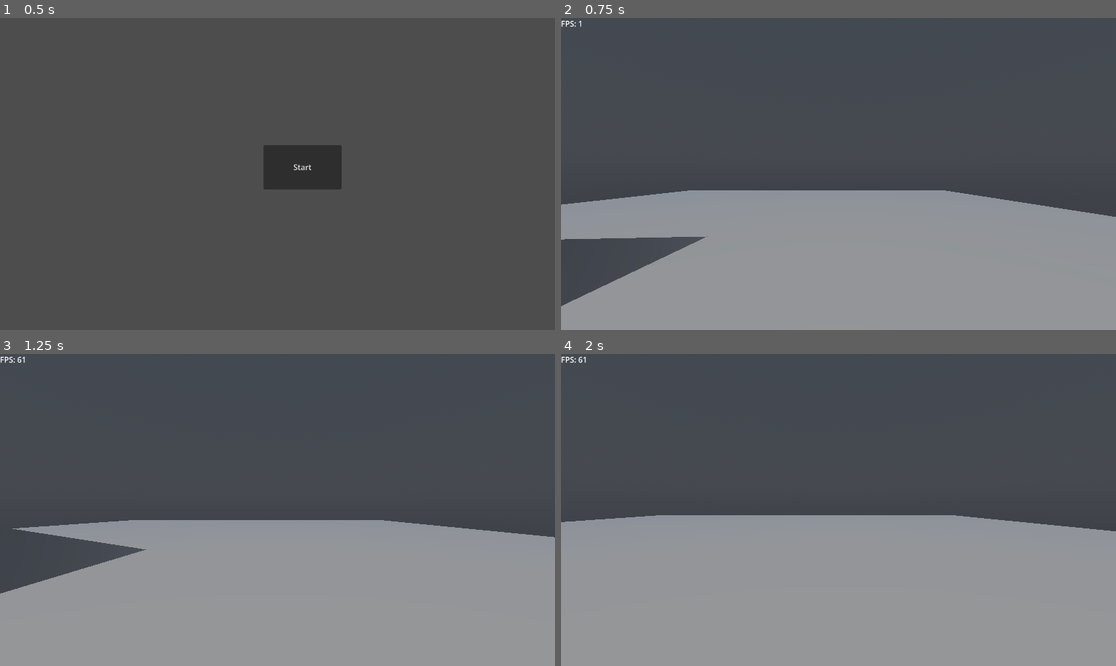
Above: before the commit, frames 1-4 (two rows, left to right).
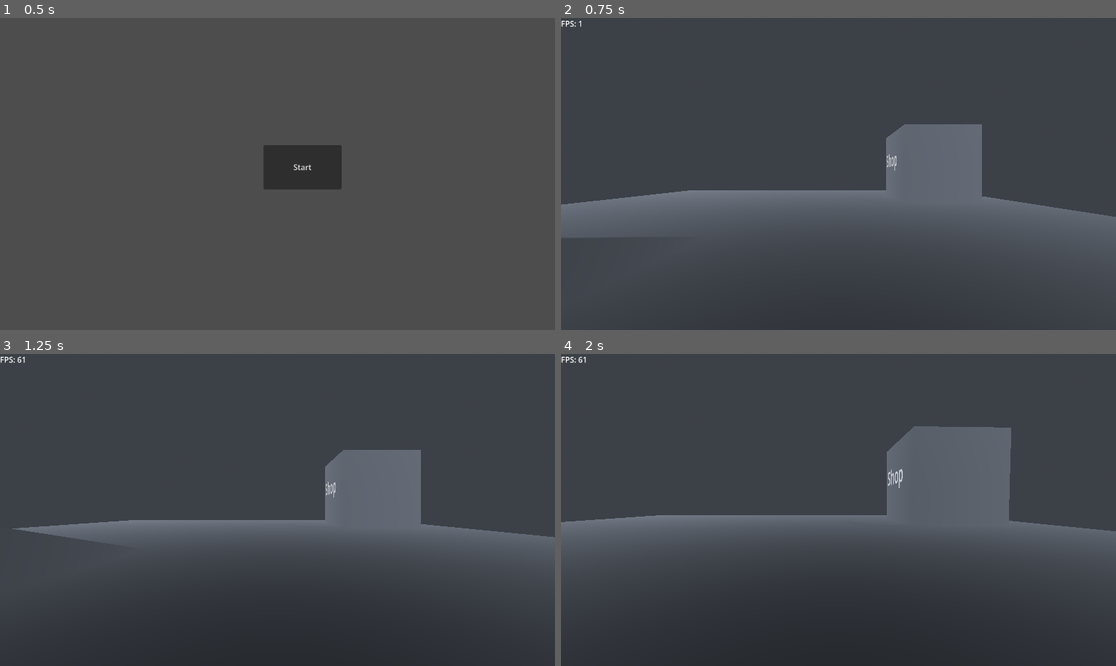
Above: after the commit, the same moments.

Repository: Immagoeat/airshipgame
Game: Godot game, scene res://scenes/mainmenu.tscn
The game is run twice, just before and just after one commit, with the same random seed, the same clock (stepped at 60 frames per second) and the same inputs.
Inputs (mouse positions are in pixels of both pictures, inside the frame that each line leads up to):
- Up to frame 1 (0.5 s): no input
- Up to frame 2 (0.75 s): click "Start" at 0.5 s
- Up to frame 3 (1.25 s): no input
- Up to frame 4 (2 s): move the mouse to (866, 510) at 1.27 s; hold W (up) from 1.28 s (still down); hold E (e) from 1.28 s (still down)

Frame 1 is identical in both runs. In frame 2, 44% of the frame differs, in the area x 0-100%, y 34-100%; in frame 3, 47%; in frame 4, 53%, in the area x 0-100%, y 23-100%.

Commit message:
adding a shop to test, added lights that turn on at night. Also added day/night cycle that is super fast while we are testing.

Diff:
--- a/airshipgame/models/airship.tscn
+++ b/airshipgame/models/airship.tscn
@@ -4,7 +4,8 @@
 [ext_resource type="Script" uid="uid://3cdlww6ri1jb" path="res://scripts/airship.gd" id="1_at44t"]
 [ext_resource type="Script" uid="uid://cqo30eomvsf5o" path="res://scripts/fly_range.gd" id="3_vrpcb"]
 [ext_resource type="Script" uid="uid://bfrexajj1slom" path="res://scripts/isairshiptouchingground.gd" id="4_8lp1e"]
-[ext_resource type="Script" uid="uid://di2bmv61o5vb0" path="res://models/engine.gd" id="4_kso20"]
+[ext_resource type="Script" uid="uid://di2bmv61o5vb0" path="res://scripts/engine.gd" id="4_kso20"]
+[ext_resource type="Script" uid="uid://lmkpdmt5fumd" path="res://scripts/lights.gd" id="6_w82rg"]
 
 [sub_resource type="CapsuleMesh" id="CapsuleMesh_7s3uy"]
 
@@ -199,7 +200,18 @@
 transform = Transform3D(1, 0, 0, 0, 1, 0, 0, 0, 1, -0.12322998, 0.5756836, -0.0015869141)
 shape = SubResource("BoxShape3D_8lp1e")
 
+[node name="Lights" type="Node3D" parent="." unique_id=1822230088]
+script = ExtResource("6_w82rg")
+
+[node name="SpotLight3D" type="SpotLight3D" parent="Lights" unique_id=212597002]
+transform = Transform3D(0.7071068, -0.5, 0.5, 0, 0.7071068, 0.70710677, -0.7071068, -0.5, 0.5, 0.82585996, 0.4436091, 0.29781622)
+
+[node name="SpotLight3D2" type="SpotLight3D" parent="Lights" unique_id=1380726699]
+transform = Transform3D(-0.70710677, -0.49999997, 0.49999997, 0, 0.70710677, 0.70710677, -0.70710677, 0.49999997, -0.49999997, 0.82585996, 0.4436091, -0.2909283)
+
 [connection signal="body_entered" from="Engine/Area3D" to="Engine" method="_on_area_3d_body_entered"]
 [connection signal="body_exited" from="Engine/Area3D" to="Engine" method="_on_area_3d_body_exited"]
+[connection signal="body_entered" from="Istouchingground" to="Istouchingground" method="_on_body_entered"]
+[connection signal="body_exited" from="Istouchingground" to="Istouchingground" method="_on_body_exited"]
 [connection signal="body_entered" from="onship" to="." method="_on_onship_body_entered"]
 [connection signal="body_exited" from="onship" to="." method="_on_onship_body_exited"]
--- a/airshipgame/project.godot
+++ b/airshipgame/project.godot
@@ -19,6 +19,10 @@
 config/features=PackedStringArray("4.6", "Forward Plus")
 boot_splash/show_image=false
 config/icon="res://icon.svg"
+
+[autoload]
+
+Globals="*uid://c7pucr3aqc8lp"
 
 [display]
 
--- a/airshipgame/scenes/spawnarea.tscn
+++ b/airshipgame/scenes/spawnarea.tscn
@@ -3,6 +3,8 @@
 [ext_resource type="PackedScene" uid="uid://8wj7mobdfg1n" path="res://scenes/player.tscn" id="1_2rrnh"]
 [ext_resource type="PackedScene" uid="uid://3bp76eanott8" path="res://models/airship.tscn" id="2_k5gqu"]
 [ext_resource type="Script" uid="uid://gp342a7xwuue" path="res://scripts/filmgrain.gd" id="3_k5gqu"]
+[ext_resource type="Script" uid="uid://dqlepa1qk10hf" path="res://scripts/daycycle.gd" id="4_l3lx2"]
+[ext_resource type="Script" uid="uid://l2rokk1pd0yn" path="res://scripts/isinshoparea.gd" id="5_ttb4t"]
 
 [sub_resource type="PhysicalSkyMaterial" id="PhysicalSkyMaterial_l3lx2"]
 
@@ -34,6 +36,11 @@
 
 [sub_resource type="Compositor" id="Compositor_oirpk"]
 compositor_effects = Array[CompositorEffect]([SubResource("CompositorEffect_0wfyh")])
+
+[sub_resource type="StandardMaterial3D" id="StandardMaterial3D_oirpk"]
+albedo_color = Color(0, 0, 1, 1)
+
+[sub_resource type="SphereShape3D" id="SphereShape3D_0bv7f"]
 
 [node name="Node3D" type="Node3D" unique_id=720770316]
 
@@ -87,9 +94,36 @@
 use_collision = true
 size = Vector3(4.56192, 2.642211, 3.8847656)
 
-[node name="WorldEnvironment2" type="WorldEnvironment" parent="." unique_id=514286980]
+[node name="Sky" type="WorldEnvironment" parent="." unique_id=514286980]
 environment = SubResource("Environment_ttb4t")
 compositor = SubResource("Compositor_oirpk")
+script = ExtResource("4_l3lx2")
 
-[node name="DirectionalLight3D" type="DirectionalLight3D" parent="WorldEnvironment2" unique_id=1344593580]
+[node name="DirectionalLight3D" type="DirectionalLight3D" parent="Sky" unique_id=1344593580]
 transform = Transform3D(1, 0, 0, 0, 0.03278891, 0.9994623, 0, -0.9994623, 0.03278891, 0, 63.280003, 0)
+
+[node name="Testshop" type="Node3D" parent="." unique_id=1463175402]
+
+[node name="Box" type="CSGBox3D" parent="Testshop" unique_id=515230462]
+transform = Transform3D(6, 0, 0, 0, 6, 0, 0, 0, 6, 15.50186, 3.502317, -18.757288)
+use_collision = true
+
+[node name="Ring" type="CSGTorus3D" parent="Testshop" unique_id=1871836706]
+transform = Transform3D(3.8327458, 0, 0, 0, 1, 0, 0, 0, 3.9252145, 11.850481, 0.4317552, -18.765293)
+transparency = 0.19
+inner_radius = 0.6808052
+sides = 64
+ring_sides = 64
+material = SubResource("StandardMaterial3D_oirpk")
+
+[node name="Text" type="Label3D" parent="Testshop" unique_id=344242840]
+transform = Transform3D(-4.371139e-08, 0, -1, 0, 1, 0, 1, 0, -4.371139e-08, 12.424511, 4.0124817, -19.288437)
+pixel_size = 0.05
+text = "Shop"
+
+[node name="Isinarea" type="Area3D" parent="Testshop" unique_id=753208549]
+script = ExtResource("5_ttb4t")
+
+[node name="CollisionShape3D" type="CollisionShape3D" parent="Testshop/Isinarea" unique_id=1058539547]
+transform = Transform3D(5, 0, 0, 0, 5, 0, 0, 0, 5, 10.532034, 1.1026653, -18.8396)
+shape = SubResource("SphereShape3D_0bv7f")
--- /dev/null
+++ b/airshipgame/scripts/daycycle.gd
@@ -0,0 +1,17 @@
+extends WorldEnvironment
+
+@onready var sun: DirectionalLight3D = $DirectionalLight3D
+
+var daylength: float = 15 # make heigher number later, this is just
+
+# Called when the node enters the scene tree for the first time.
+func _ready() -> void:
+	pass # Replace with function body.
+
+
+# Called every frame. 'delta' is the elapsed time since the previous frame.
+func _process(delta: float) -> void:
+	Globals.timeofday = fmod(Globals.timeofday + delta / daylength, 1)
+	sun.rotation_degrees.x = Globals.timeofday * 360 - 90
+	var sunheight: float = -sun.global_transform.basis.z.y
+	sun.light_energy = clampf(sunheight * 4, 0, 2)
--- /dev/null
+++ b/airshipgame/scripts/globals.gd
@@ -0,0 +1,11 @@
+extends Node
+
+var timeofday: float = 0.5
+# Called when the node enters the scene tree for the first time.
+func _ready() -> void:
+	pass # Replace with function body.
+
+
+# Called every frame. 'delta' is the elapsed time since the previous frame.
+func _process(delta: float) -> void:
+	pass
--- /dev/null
+++ b/airshipgame/scripts/isinshoparea.gd
@@ -0,0 +1,11 @@
+extends Area3D
+
+
+# Called when the node enters the scene tree for the first time.
+func _ready() -> void:
+	pass # Replace with function body.
+
+
+# Called every frame. 'delta' is the elapsed time since the previous frame.
+func _process(delta: float) -> void:
+	pass
--- /dev/null
+++ b/airshipgame/scripts/lights.gd
@@ -0,0 +1,19 @@
+extends Node3D
+
+@onready var light1: SpotLight3D = $SpotLight3D
+@onready var light2: SpotLight3D = $SpotLight3D2
+
+# Called when the node enters the scene tree for the first time.
+func _ready() -> void:
+	pass
+
+
+# Called every frame. 'delta' is the elapsed time since the previous frame.
+func _process(delta: float) -> void:
+	if Globals.timeofday > 0.75 or Globals.timeofday < 0.25:
+		light1.light_energy = 15
+		light2.light_energy = 15
+	else:
+		light1.light_energy = 0
+		light2.light_energy = 0
+		print("Hi")
Not shown, added: airshipgame/scripts/daycycle.gd.uid
Renamed: airshipgame/models/engine.gd -> airshipgame/scripts/engine.gd
Renamed: airshipgame/models/engine.gd.uid -> airshipgame/scripts/engine.gd.uid
Not shown, added: airshipgame/scripts/globals.gd.uid
Not shown, added: airshipgame/scripts/isinshoparea.gd.uid
Not shown, added: airshipgame/scripts/lights.gd.uid
